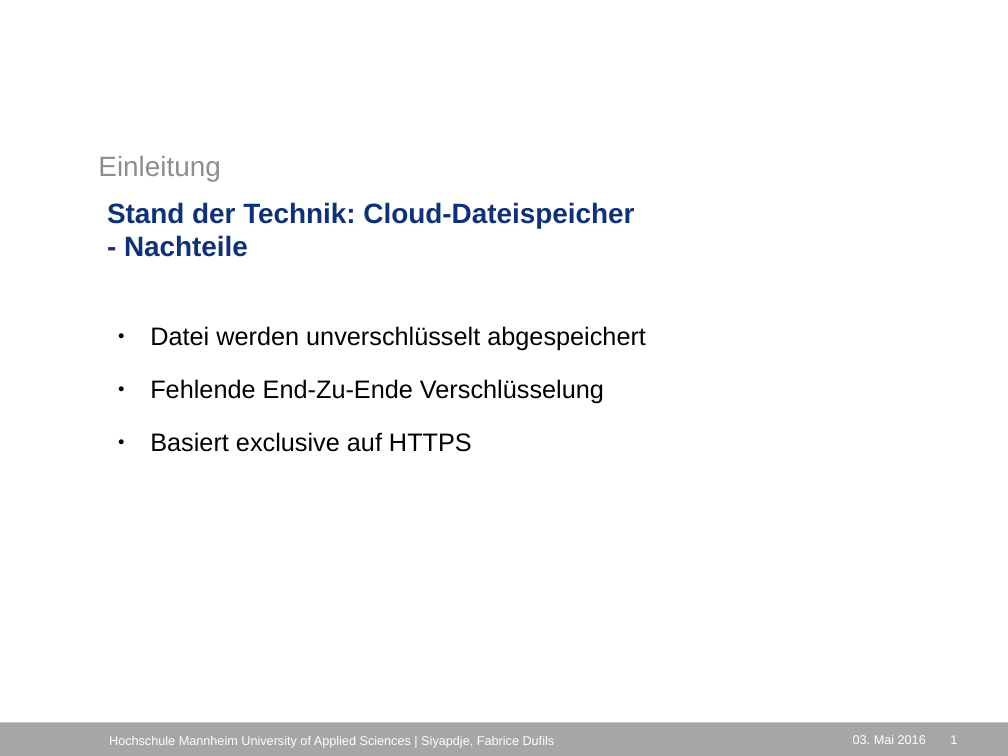
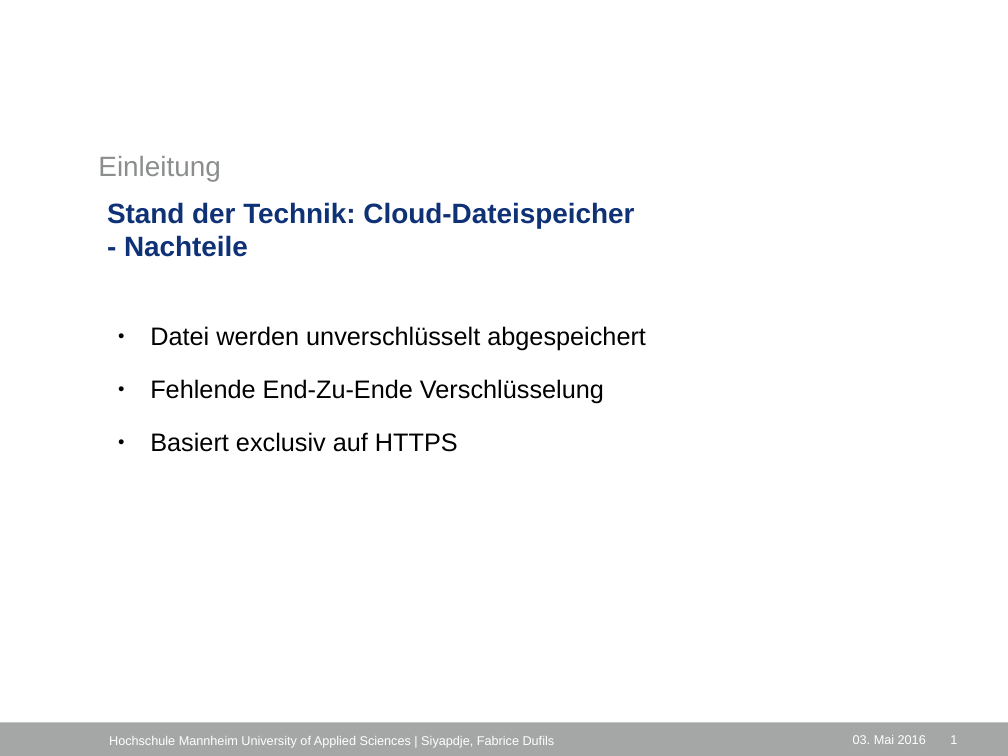
Before and after one commit to fab-du/documentations, a slide deck: slide 6 of vortrag/Untitled 1.odp. Drawn at 1008x756 pixels with LibreOffice and Linux fonts; fonts in the diff are those of the drawing; background and template pictures are left out. Boxes give left, top, right and bottom in pixels: in the first picture for what was removed or moved away, otherwise in the second. Text is boxed around its words. In the diff, an @@ line names an element or a change of style, - is before the commit and + after.

```diff
--- a/vortrag/Untitled 1.odp
+++ b/vortrag/Untitled 1.odp
@@ text at (150,432,458,452): text changed @@
-● Basiert exclusive auf HTTPS
+● Basiert exclusiv auf HTTPS
```
Also in this commit, not shown: 4 other slides changed, 10 slides added, 3 other files.
